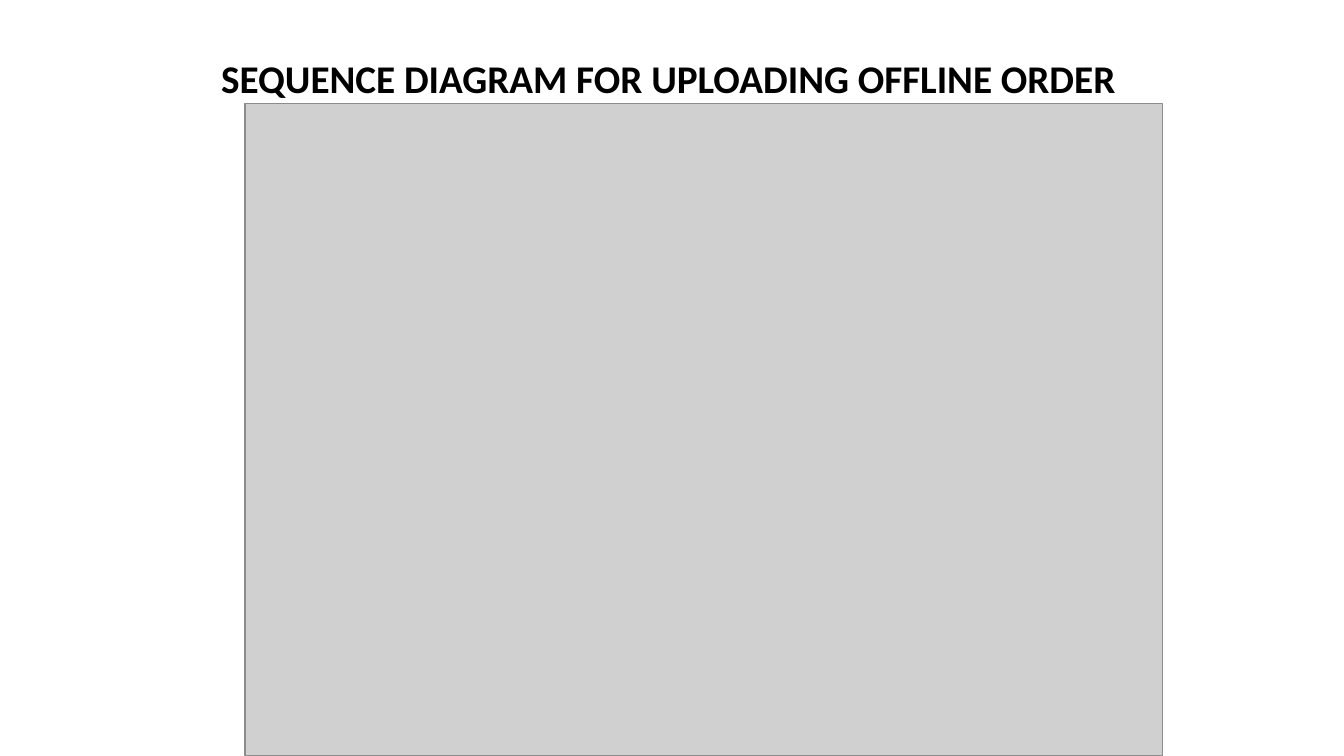
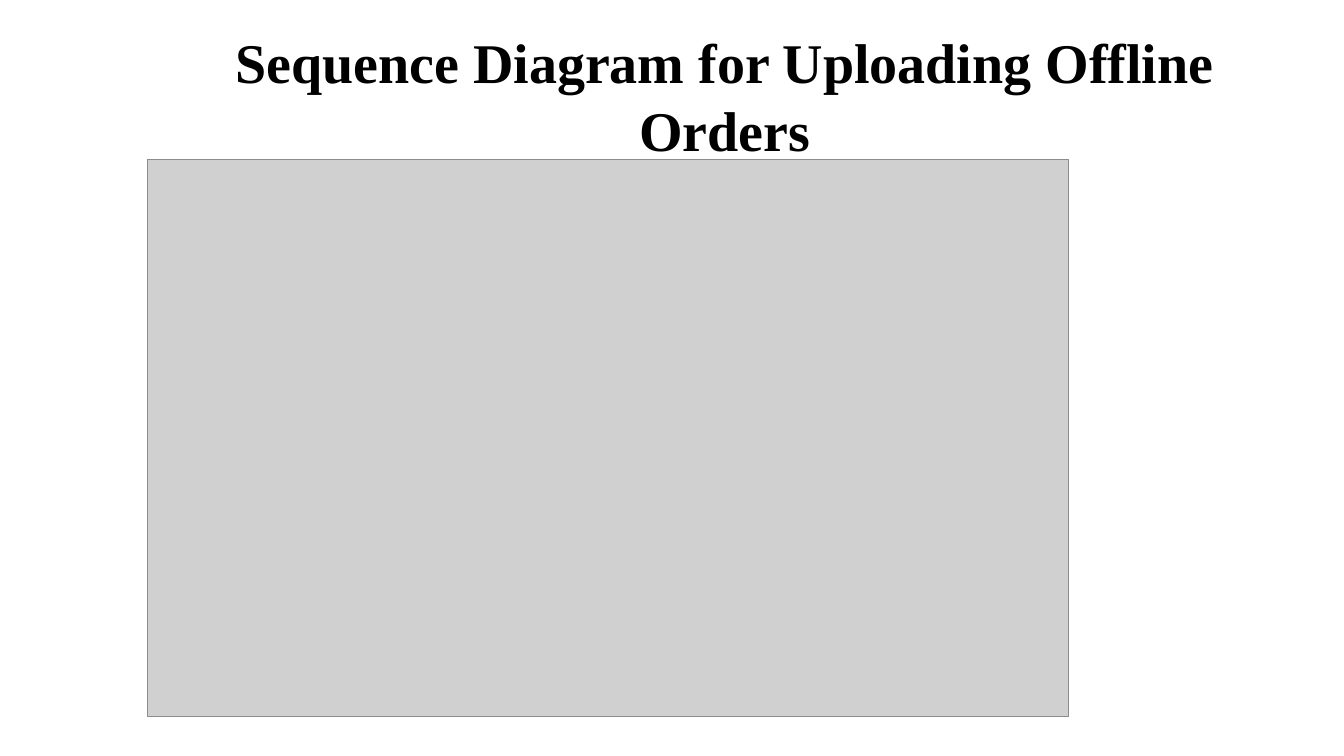
Before and after one commit to asing472/Great_Outdoor_Group_B, a slide deck: slide 32 of Presentation/GroupB.pptx (slide 25 before the commit). Drawn at 1344x756 pixels with LibreOffice and Linux fonts; fonts in the diff are those of the drawing; grey boxes stand for pictures. Boxes give left, top, right and bottom in pixels: in the first picture for what was removed or moved away, otherwise in the second. Text is boxed around its words. In the diff, an @@ line names an element or a change of style, - is before the commit and + after.

```diff
--- a/Presentation/GroupB.pptx
+++ b/Presentation/GroupB.pptx
@@ text "Sequence Diagram for Uploading Offline ..." at <box>235,43,1214,161</box>: vertical alignment bottom to top @@
@@ text at <box>235,43,1214,161</box>: text changed; size 28 to 40 pt; font Calibri to Times New Roman @@
-SEQUENCE DIAGRAM FOR UPLOADING OFFLINE ORDER
+Sequence Diagram for Uploading Offline Orders
@@ picture: place and size @@
-picture at <box>245,104,1163,756</box>
+picture at <box>147,159,1069,717</box>
```
Also in this commit, not shown: 12 other slides changed, 32 slides added, 15 slides removed.
